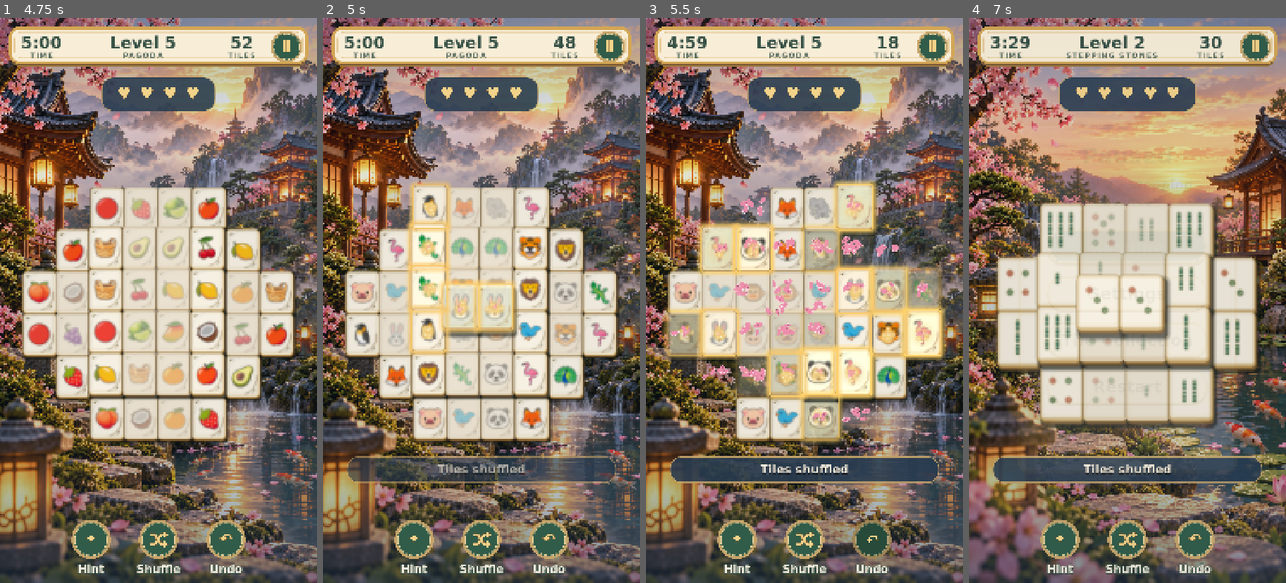
Above: before the commit, frames 1-4 (left to right).
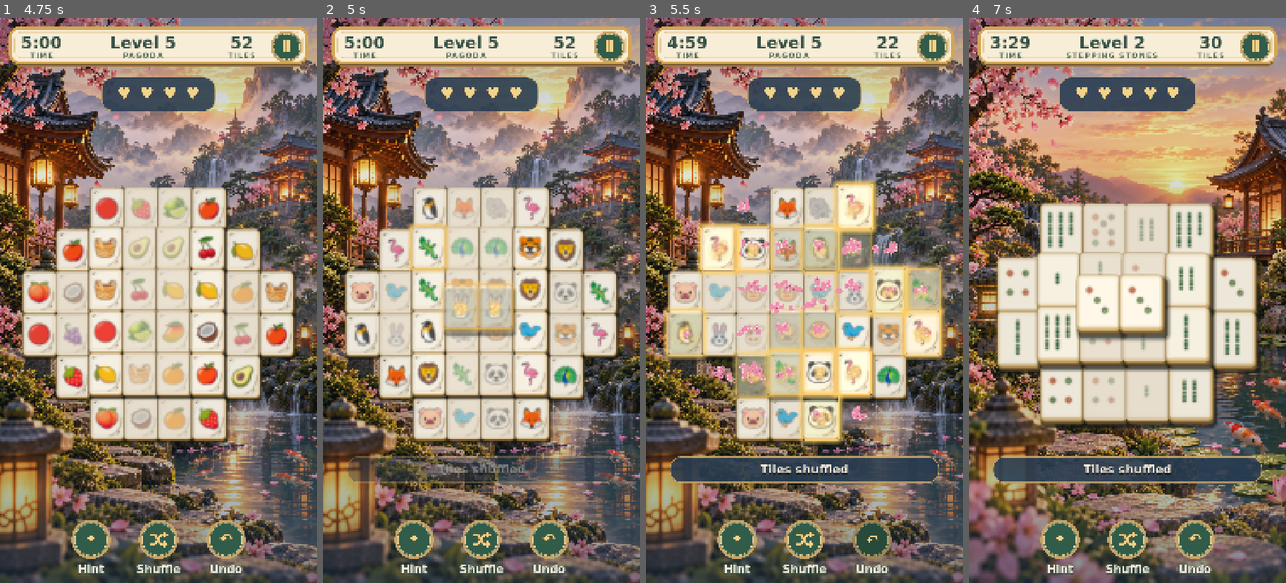
Above: after the commit, the same moments.

Repository: salmanabdallah89/zen-mahjong-journey
Game: Godot game, scene res://tests/integration/playthrough_test.tscn
Same seed, same stepped clock (60 frames per second), same inputs: the game is played once before the commit and once after it. This scene is started directly instead of the project's main scene.
Inputs (mouse positions are in pixels of both pictures, inside the frame that each line leads up to):
- Up to frame 1 (4.75 s): move the mouse to (228, 272) at 0.52 s; click (228, 272) at 0.67 s; click (91, 537) at 1.25 s; click (158, 537) at 2 s; click (225, 537) at 2.75 s; click (91, 537) at 3.5 s; click (158, 537) at 4.25 s
- Up to frame 2 (5 s): no input
- Up to frame 3 (5.5 s): click (871, 537) at 5 s
- Up to frame 4 (7 s): click (1060, 537) at 5.75 s; click (1127, 537) at 6.5 s

Frame 1 is identical in both runs. In frame 2, 4.9% of the frame differs, in the area x 8-93%, y 3-83%; in frame 3, 11%, in the area x 5-95%, y 3-76%; in frame 4, 1.0%.

Commit message:
Enable Vegetables with 13 look-alike copies held back
- Vegetables keeps one symbol per reused drawing (asparagus seedling,
  lettuce, spinach herb, broccoli, cucumber, chili, green pepper) and
  holds back the 13 copies via held_back_symbols. The remaining 23 pass
  validation, enough for every level (20 match groups at most). All six
  collections are now selectable.
- Tests: Vegetables applied live on a flowers level; each held-back
  copy is still verified to look like the symbol that stays; a new
  look-alike test fixture replaces Vegetables as the refused example.

Co-Authored-By: Claude Opus 5.5 <noreply@anthropic.com>

Diff:
--- a/data/collections/vegetables.json
+++ b/data/collections/vegetables.json
@@ -1,7 +1,7 @@
 {
 	"id": "vegetables",
 	"name": "Vegetables",
-	"version": 2,
+	"version": 3,
 	"order": 4,
 	"kind": "symbols",
 	"assignment": "fixed",
@@ -18,6 +18,22 @@
 		140
 	],
 	"source": "ZenMahjongJourney_PremiumCollections v1 (pictograms based on Noto Color Emoji; see assets/collections/LICENSES.md)",
+	"_held_back_symbols": "Left out until corrected art arrives: each is the same drawing as a symbol that stays (seedling = asparagus, leafy green = lettuce, herb = spinach, broccoli, cucumber, chili, green pepper). Remove an id here once its PNG is replaced (see docs/ARTWORK_FIX_LIST.md).",
+	"held_back_symbols": [
+		"kale",
+		"turnip",
+		"spring_onion",
+		"okra",
+		"cabbage",
+		"bok_choy",
+		"brussels_sprouts",
+		"leek",
+		"celery",
+		"cauliflower",
+		"zucchini",
+		"radish",
+		"red_pepper"
+	],
 	"symbols": [
 		{
 			"id": "carrot",
--- /dev/null
+++ b/tests/fixtures/collections/test_lookalike.json
@@ -0,0 +1,21 @@
+{
+	"_comment": "TEST FIXTURE ONLY: two different files that hold the same picture (a real pack defect), so the collection must be refused with 'needs fixes'.",
+	"id": "test_lookalike",
+	"name": "Test Lookalike",
+	"version": 1,
+	"order": 95,
+	"kind": "symbols",
+	"description": "Test fixture.",
+	"body": "res://assets/tiles/backs/tile_back_sage.png",
+	"symbol_padding": 0.18,
+	"symbols": [
+		{
+			"id": "music",
+			"file": "res://assets/ui/icons/icon_music.png"
+		},
+		{
+			"id": "sound_off",
+			"file": "res://assets/ui/icons/icon_sound_off.png"
+		}
+	]
+}
--- a/tests/integration/playthrough_test.gd
+++ b/tests/integration/playthrough_test.gd
@@ -243,7 +243,7 @@
 		await _click_control(open_picker)
 	var picker: CollectionPicker = screen.get_node("%CollectionPicker")
 	_check(picker.visible, "picker opens from the pause menu")
-	picker.highlight("vegetables")
+	picker.highlight("test_lookalike")
 	await _frames(2)
 	_check((picker.get_node("%ApplyButton") as Button).disabled, "collections with invalid art cannot be applied")
 	picker.highlight("test_symbols")
@@ -268,7 +268,7 @@
 	_check(board.skin().symbol_texture(model.faces[first.x]) == symbol_of, "same symbol for the same tile after undoing shuffle")
 
 	# Unavailable choices are refused with a message.
-	_check(not manager.select("vegetables") and manager.take_notice().contains("needs fixes"), "invalid art refused with a message")
+	_check(not manager.select("test_lookalike") and manager.take_notice().contains("needs fixes"), "invalid art refused with a message")
 	_check(not manager.select("test_broken"), "broken collection refused")
 	_check(manager.selected_id == "test_symbols", "refusals leave the choice unchanged")
 
@@ -328,7 +328,7 @@
 	var faces_before := model.faces.duplicate()
 	var removed_before := model.removed.duplicate()
 
-	for collection_id in ["animals", "alphabet", "mixed", "fruits"]:
+	for collection_id in ["animals", "alphabet", "mixed", "fruits", "vegetables"]:
 		_check(manager.select(collection_id), "premium: %s can be applied" % collection_id)
 		await _frames(3)
 		_check(board.skin().collection_id == collection_id, "premium: board shows %s" % collection_id)
@@ -342,9 +342,6 @@
 		_check(flower_keys.size() == 1, "premium: %s shows one symbol for all flowers" % collection_id)
 		_check(board.face_width_on_screen() <= BoardView.MAX_FACE_WIDTH + 0.5, "premium: %s respects tile size cap" % collection_id)
 
-	for collection_id in ["vegetables"]:
-		_check(not manager.select(collection_id), "premium: %s refused (look-alike symbols)" % collection_id)
-		manager.take_notice()
 
 	# Back to Classic restores the Classic layout; then finish in Animals by clicking.
 	_check(manager.select("classic"), "premium: back to Classic")
--- a/tests/unit/test_collections.gd
+++ b/tests/unit/test_collections.gd
@@ -38,8 +38,9 @@
 
 func test_symbol_counts_cover_levels() -> void:
 	var library := TileCollectionLibrary.discover()
-	for collection_id in ["animals", "vegetables", "mixed"]:
+	for collection_id in ["animals", "mixed"]:
 		assert_eq(library.get_collection(collection_id).symbol_count(), 36, "%s can cover every match group" % collection_id)
+	assert_eq(library.get_collection("vegetables").symbol_count(), 23, "vegetables has 23 while 13 copies are held back")
 	assert_eq(library.get_collection("fruits").symbol_count(), 35, "fruits has 35 while plum is held back")
 	assert_eq(library.get_collection("alphabet").symbol_count(), 26, "alphabet has A-Z")
 	for level in LevelCatalog.levels():
@@ -58,16 +59,14 @@
 
 func test_premium_collections_validated() -> void:
 	var library := TileCollectionLibrary.discover()
-	for collection_id in ["animals", "alphabet", "mixed", "fruits"]:
+	for collection_id in ["animals", "alphabet", "mixed", "fruits", "vegetables"]:
 		var collection := library.get_collection(collection_id)
 		assert_true(collection.is_complete(TileArtSet.active()),
 			"%s is enabled: %s" % [collection_id, ", ".join(collection.validate(TileArtSet.active()))])
-	for collection_id in ["vegetables"]:
-		var collection := library.get_collection(collection_id)
-		assert_true(collection.has_all_files(), "%s files are installed" % collection_id)
-		assert_false(collection.is_complete(TileArtSet.active()), "%s stays unavailable" % collection_id)
-		var built := TileSkin.build(collection, TileArtSet.active(), _level_faces(1), 1, _load)
-		assert_true(built.skin == null, "%s cannot be shown" % collection_id)
+	# A collection with two files holding the same picture is refused.
+	var lookalike := TileCollection.load_manifest(FIXTURES + "test_lookalike.json")
+	assert_true(lookalike.has_all_files() and not lookalike.is_complete(TileArtSet.active()), "look-alike fixture is refused")
+	assert_true(TileSkin.build(lookalike, TileArtSet.active(), _level_faces(1), 1, _load).skin == null, "look-alike fixture cannot be shown")
 
 
 func test_reused_drawings_are_detected() -> void:
@@ -82,10 +81,19 @@
 		"symbols": [{"id": "fig", "file": fruits.symbol_paths[fruits.symbol_ids.find("fig")]},
 			{"id": "plum", "file": "res://assets/collections/fruits/fruit_31_plum.png"}]})
 	assert_true(" ".join(with_plum.validate(TileArtSet.active())).contains("look the same"), "fruits: plum still looks like fig")
-	var veg_errors := "\n".join(library.get_collection("vegetables").validate(TileArtSet.active()))
-	for pair in [["red_pepper", "green_pepper"], ["radish", "chili"], ["cabbage", "lettuce"]]:
-		assert_true(veg_errors.contains("'%s' and '%s' look the same" % pair), "vegetables: %s flagged" % " / ".join(pair))
-	assert_eq(library.get_collection("vegetables").validate(TileArtSet.active()).size(), 23, "23 look-alike vegetable pairs")
+	var vegetables := library.get_collection("vegetables")
+	assert_true(vegetables.validate(TileArtSet.active()).is_empty(), "vegetables: no look-alikes left with 13 copies held back")
+	assert_eq(vegetables.held_back.size(), 13, "vegetables: 13 copies held back")
+	# The held-back copies really are look-alikes of the symbols that stay.
+	var pairs := [["kale", "asparagus"], ["cabbage", "lettuce"], ["leek", "spinach"], ["cauliflower", "broccoli"],
+		["zucchini", "cucumber"], ["radish", "chili"], ["red_pepper", "green_pepper"]]
+	for pair in pairs:
+		var copy := TileCollection.from_dict({"id": "veg_pair", "kind": "symbols", "tile_style": vegetables.tile_style_path,
+			"body": vegetables.body_path, "symbol_region": [56, 34, 144, 140], "symbols": [
+				{"id": pair[0], "file": "res://assets/collections/vegetables/%s" % _vegetable_file(pair[0])},
+				{"id": pair[1], "file": vegetables.symbol_paths[vegetables.symbol_ids.find(pair[1])]}]})
+		assert_true(" ".join(copy.validate(TileArtSet.active())).contains("look the same"),
+			"vegetables: %s is still the same picture as %s" % pair)
 
 
 func test_similar_but_different_letters_pass() -> void:
@@ -127,7 +135,7 @@
 
 func test_no_two_match_groups_look_alike() -> void:
 	var library := _library()
-	for collection_id in ["classic", "animals", "alphabet", "mixed", "fruits", "test_symbols", "test_mixed"]:
+	for collection_id in ["classic", "animals", "alphabet", "mixed", "fruits", "vegetables", "test_symbols", "test_mixed"]:
 		var collection := library.get_collection(collection_id)
 		for level in LevelCatalog.levels():
 			var faces := _level_faces(level.number)
@@ -163,6 +171,13 @@
 			{"id": "sound_off", "file": "res://assets/ui/icons/icon_sound_off.png"}]})
 	var errors := collection.validate(TileArtSet.active())
 	assert_true(not errors.is_empty() and errors[0].contains("same picture"), "duplicate picture caught: %s" % ", ".join(errors))
+
+
+func _vegetable_file(symbol_id: String) -> String:
+	for file in DirAccess.get_files_at("res://assets/collections/vegetables/"):
+		if file.ends_with("_%s.png" % symbol_id):
+			return file
+	return ""
 
 
 func test_fixed_assignment_with_fewer_symbols_than_groups() -> void:
--- a/tests/visual/capture_screens.gd
+++ b/tests/visual/capture_screens.gd
@@ -100,7 +100,7 @@
 	startup.queue_free()
 	await _frames(2)
 
-	for collection_id in ["classic", "animals", "alphabet", "mixed", "fruits"]:
+	for collection_id in ["classic", "animals", "alphabet", "mixed", "fruits", "vegetables"]:
 		manager.select(collection_id)
 		for number in [5, 10]:
 			GameSession.current_level = number
Binary file added: docs/screenshots/vegetables_enabled.png
Not shown, changed: CLAUDE.md
Not shown, changed: docs/ARTWORK_FIX_LIST.md
Not shown, changed: docs/TILE_COLLECTIONS.md
